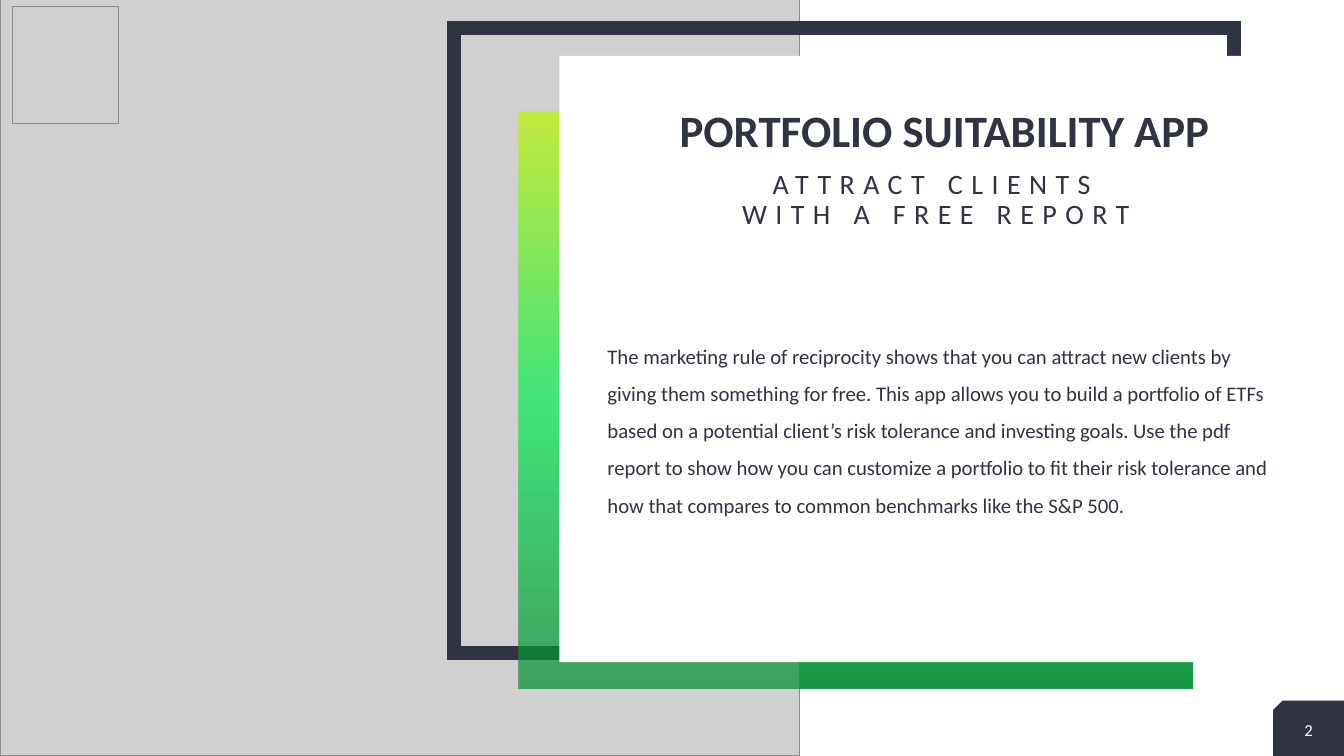
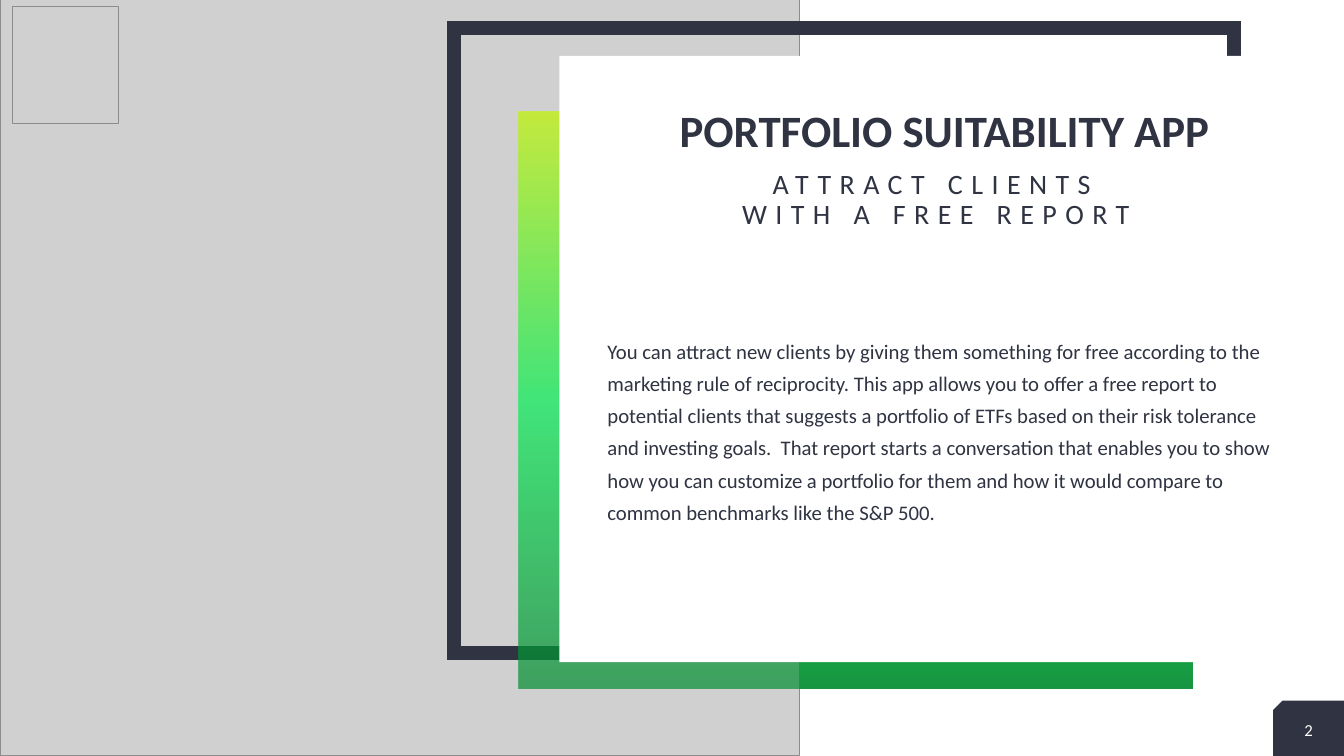
Before and after one commit to Kgross2/portfolio_suitability_app, a slide deck: slide 2 of Project 1 presentation.pptx. Drawn at 1344x756 pixels with LibreOffice and Linux fonts; fonts in the diff are those of the drawing; grey boxes stand for pictures. Boxes give left, top, right and bottom in pixels: in the first picture for what was removed or moved away, otherwise in the second. Text is boxed around its words. In the diff, an @@ line names an element or a change of style, - is before the commit and + after.

Commit message:
PPT with portfolio table

```diff
--- a/Project 1 presentation.pptx
+++ b/Project 1 presentation.pptx
@@ text at (607, 344, 1270, 520): text changed @@
-The marketing rule of reciprocity shows that you can attract new clients by giving them something for free. This app allows you to build a portfolio of ETFs based on a potential client’s risk tolerance and investing goals. Use the pdf report to show how you can customize a portfolio to fit their risk tolerance and how that compares to common benchmarks like the S&P 500.
+You can attract new clients by giving them something for free according to the marketing rule of reciprocity. This app allows you to offer a free report to potential clients that suggests a portfolio of ETFs based on their risk tolerance and investing goals. That report starts a conversation that enables you to show how you can customize a portfolio for them and how it would compare to common benchmarks like the S&P 500.
```
Also in this commit, not shown: 4 other slides changed, 1 slide added.
